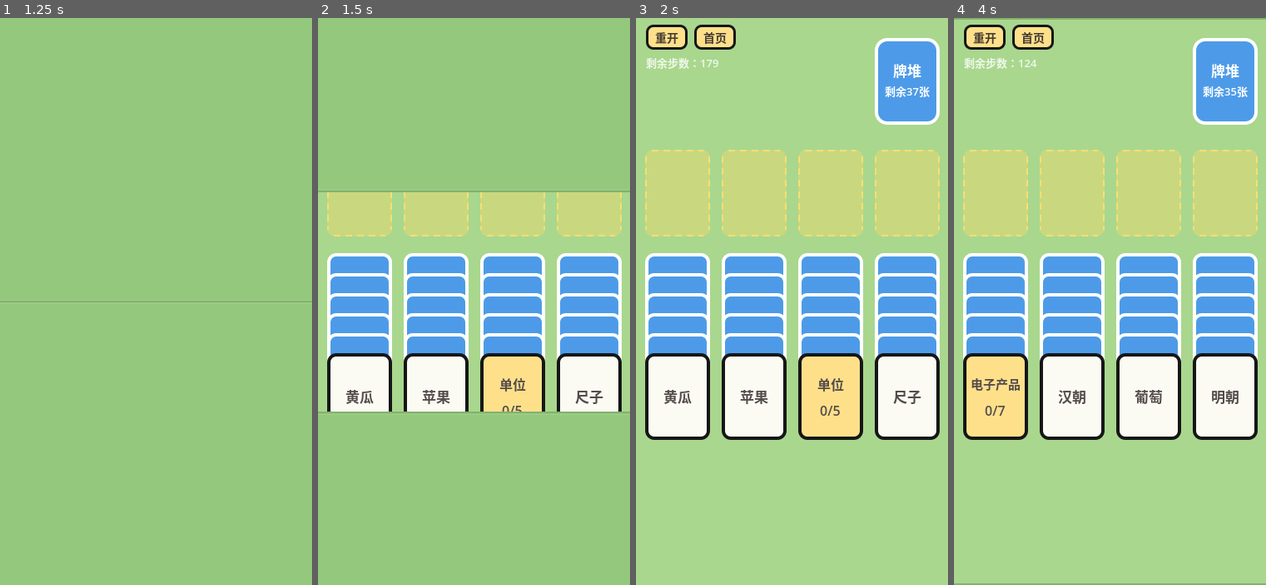
Above: before the commit, frames 1-4 (left to right).
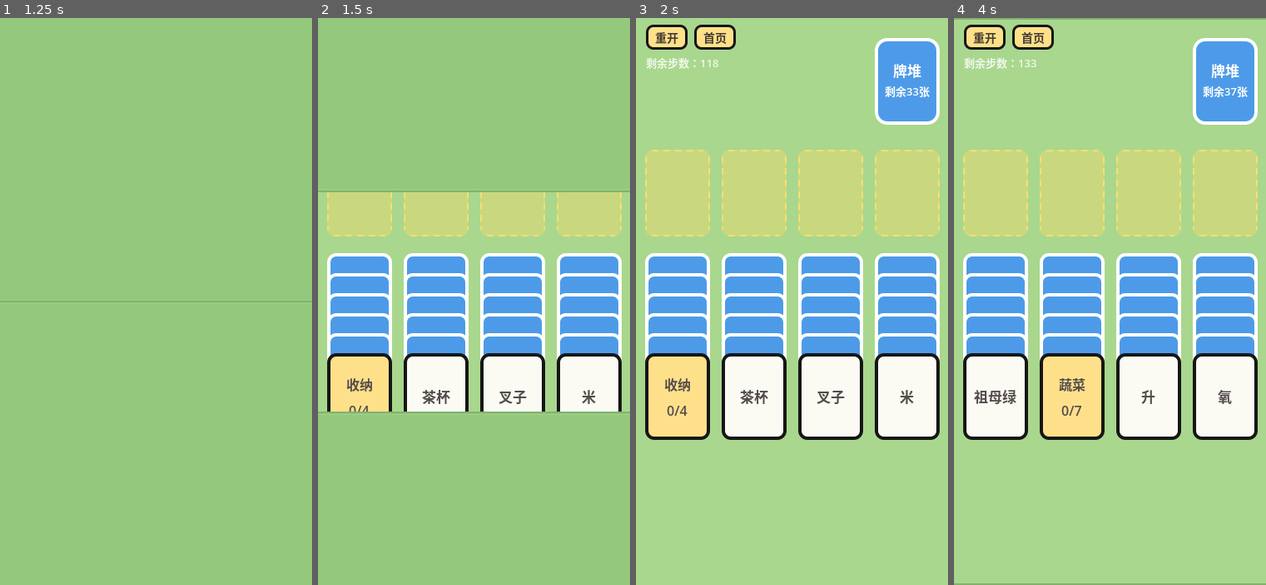
Above: after the commit, the same moments.

Repository: WBBB0730/word-solitaire
Game: Godot game, scene res://scenes/main.tscn
Two runs of this game, one before a commit and one after it. Both use one fixed random seed, a clock stepped at 60 frames per second and the inputs below.
Inputs (mouse positions are in pixels of both pictures, inside the frame that each line leads up to):
- Up to frame 1 (1.25 s): click "开始游戏" at 0.5 s
- Up to frame 2 (1.5 s): click (436, 397) at 1.25 s, where only the run before the commit has a clickable "苹果"
- Up to frame 3 (2 s): no input
- Up to frame 4 (4 s): click (1225, 397) at 2 s, where only the run before the commit has a clickable "尺子"; click "重开" at 2.75 s; click (1147, 397) at 3.5 s, where only the run before the commit has a clickable "葡萄"

Frame 1 is identical in both runs. In frame 2, 3.9% of the frame differs, in the area x 4-92%, y 59-70%; in frame 3, 5.5%; in frame 4, 5.6%, in the area x 4-92%, y 7-74%.

Commit message:
feat: 更改步数算法，优化组牌逻辑

Diff:
--- a/scripts/main.gd
+++ b/scripts/main.gd
@@ -16,9 +16,12 @@
 const MAX_EIGHT_WORD_CATEGORIES := 1
 const MAX_SEVEN_WORD_CATEGORIES := 2
 const SOLVER_MAX_DEAL_ATTEMPTS := 80
-const SOLVER_MAX_STATES_PER_DEAL := 4000
+const SOLVER_MAX_STATES_PER_DEAL := 30000
 const SOLVER_MAX_SOLUTION_STEPS := 220
-const SOLVER_STEP_PADDING_RATIO := 0.18
+const SOLVER_DFS_SAMPLE_MIN := 5
+const SOLVER_DFS_SAMPLE_MAX := 10
+const SOLVER_DFS_PRIORITY_JITTER := 4.0
+const SOLVER_STEP_PADDING_RATIO := 0.25
 const SOLVER_STEP_PADDING_MIN := 16
 const DRAG_THRESHOLD := 8.0
 const ANIM_TIME := 0.18
@@ -322,6 +325,7 @@
 	names.shuffle()
 	var selected_categories := {}
 	var used_words := {}
+	var used_conflict_tokens := {}
 	var used_lengths := {}
 	for category in names:
 		if selected_categories.size() >= CATEGORIES_PER_GAME:
@@ -332,10 +336,11 @@
 			continue
 		if not _category_words_are_available(category, used_words):
 			continue
+		if not _category_conflict_tokens_are_available(category, used_conflict_tokens):
+			continue
 		selected_categories[category] = category_pool[category].duplicate()
 		used_lengths[category_pool[category].size()] = true
-		for word in category_pool[category]:
-			used_words[word] = true
+		_mark_category_words_used(category, used_words, used_conflict_tokens)
 	for category in names:
 		if selected_categories.size() >= CATEGORIES_PER_GAME:
 			break
@@ -345,9 +350,10 @@
 			continue
 		if not _category_words_are_available(category, used_words):
 			continue
+		if not _category_conflict_tokens_are_available(category, used_conflict_tokens):
+			continue
 		selected_categories[category] = category_pool[category].duplicate()
-		for word in category_pool[category]:
-			used_words[word] = true
+		_mark_category_words_used(category, used_words, used_conflict_tokens)
 	return selected_categories
 
 
@@ -380,6 +386,43 @@
 		if used_words.has(word):
 			return false
 	return true
+
+
+func _category_conflict_tokens_are_available(category: String, used_conflict_tokens: Dictionary) -> bool:
+	for word in category_pool[category]:
+		for token in _word_conflict_tokens(word):
+			if used_conflict_tokens.has(token):
+				return false
+	return true
+
+
+func _mark_category_words_used(category: String, used_words: Dictionary, used_conflict_tokens: Dictionary) -> void:
+	for word in category_pool[category]:
+		used_words[word] = true
+		for token in _word_conflict_tokens(word):
+			used_conflict_tokens[token] = true
+
+
+func _word_conflict_tokens(word: String) -> Array[String]:
+	var tokens: Array[String] = []
+	var clean_word := word.strip_edges()
+	var length := clean_word.length()
+	if length <= 0:
+		return tokens
+	if length == 1:
+		tokens.append(clean_word)
+		return tokens
+	var first := clean_word.substr(0, 1)
+	var last := clean_word.substr(length - 1, 1)
+	if not _is_weak_conflict_token(first):
+		tokens.append(first)
+	if first != last and not _is_weak_conflict_token(last):
+		tokens.append(last)
+	return tokens
+
+
+func _is_weak_conflict_token(token: String) -> bool:
+	return token in ["子", "色", "人", "师", "家", "具", "品", "类", "术", "车", "机"]
 
 
 func _build_full_deck() -> Array:
@@ -534,14 +577,39 @@
 		columns[int(location["col"])][int(location["index"])] = card
 
 
-func _solve_current_deal() -> Dictionary:
+func _solve_current_deal(max_solution_steps := SOLVER_MAX_SOLUTION_STEPS) -> Dictionary:
+	var sample_count := randi_range(SOLVER_DFS_SAMPLE_MIN, SOLVER_DFS_SAMPLE_MAX)
+	var solved_steps: Array[int] = []
+	var total_states := 0
+	for sample_idx in range(sample_count):
+		var state_budget: int = max(1200, int(SOLVER_MAX_STATES_PER_DEAL / sample_count))
+		var result := _solve_current_deal_dfs(max_solution_steps, state_budget)
+		total_states += int(result.get("states", 0))
+		if bool(result.get("solved", false)):
+			solved_steps.append(int(result.get("steps", 0)))
+	if solved_steps.is_empty():
+		return {"solved": false, "steps": 0, "states": total_states, "samples": sample_count}
+	var total_steps := 0
+	for step_count in solved_steps:
+		total_steps += step_count
+	var average_steps := int(round(float(total_steps) / float(solved_steps.size())))
+	return {
+		"solved": true,
+		"steps": average_steps,
+		"states": total_states,
+		"samples": sample_count,
+		"solved_samples": solved_steps.size(),
+	}
+
+
+func _solve_current_deal_dfs(max_solution_steps := SOLVER_MAX_SOLUTION_STEPS, state_budget := SOLVER_MAX_STATES_PER_DEAL) -> Dictionary:
 	var card_info := _solver_card_info()
 	var initial_state := _solver_initial_state()
 	var stack: Array[Dictionary] = [{"state": initial_state, "steps": 0}]
 	var best_seen := {}
 	var states_checked := 0
 
-	while not stack.is_empty() and states_checked < SOLVER_MAX_STATES_PER_DEAL:
+	while not stack.is_empty() and states_checked < state_budget:
 		var entry: Dictionary = stack.pop_back()
 		var state: Dictionary = entry["state"]
 		var steps: int = int(entry["steps"])
@@ -553,17 +621,24 @@
 
 		if _solver_is_win(state):
 			return {"solved": true, "steps": steps, "states": states_checked}
-		if steps >= SOLVER_MAX_SOLUTION_STEPS:
+		if steps >= max_solution_steps:
 			continue
 
 		var next_entries := _solver_next_entries(state, card_info, steps)
-		next_entries.sort_custom(func(a: Dictionary, b: Dictionary) -> bool:
-			return int(a["priority"]) < int(b["priority"])
-		)
+		_solver_randomize_entry_order(next_entries)
 		for next_entry in next_entries:
 			stack.append(next_entry)
 
 	return {"solved": false, "steps": 0, "states": states_checked}
+
+
+func _solver_randomize_entry_order(entries: Array[Dictionary]) -> void:
+	for entry in entries:
+		entry["rank"] = float(entry["priority"]) + randf_range(-SOLVER_DFS_PRIORITY_JITTER, SOLVER_DFS_PRIORITY_JITTER)
+	entries.shuffle()
+	entries.sort_custom(func(a: Dictionary, b: Dictionary) -> bool:
+		return float(a["rank"]) < float(b["rank"])
+	)
 
 
 func _solver_card_info() -> Dictionary:
@@ -643,8 +718,25 @@
 		})
 
 	for source in sources:
+		var has_progress_move := _solver_has_category_progress_move(state, card_info, source)
 		_solver_add_category_moves(entries, state, card_info, source, steps)
-		_solver_add_column_moves(entries, state, card_info, source, steps)
+		if not has_progress_move:
+			_solver_add_column_moves(entries, state, card_info, source, steps)
+
+
+func _solver_has_category_progress_move(state: Dictionary, card_info: Dictionary, source: Dictionary) -> bool:
+	var group: Array = source["group"]
+	if group.is_empty():
+		return false
+	var category := _solver_group_category(group, card_info)
+	var active: Dictionary = state["active"]
+	var has_category := _solver_group_has_category(group, card_info)
+	if not has_category and active.has(category):
+		return true
+	return has_category \
+		and not active.has(category) \
+		and active.size() < MAX_CATEGORY_SLOTS \
+		and _solver_group_is_single_category(group, category, card_info)
 
 
 func _solver_add_category_moves(entries: Array[Dictionary], state: Dictionary, card_info: Dictionary, source: Dictionary, steps: int) -> void:
@@ -826,8 +918,11 @@
 	var parts: Array[String] = []
 	parts.append(_solver_join_ints(state["deck"]))
 	parts.append(_solver_join_ints(state["draw"]))
+	var column_parts: Array[String] = []
 	for col in state["cols"]:
-		parts.append(_solver_join_ints(col))
+		column_parts.append(_solver_join_ints(col))
+	column_parts.sort()
+	parts.append(_solver_join_strings(column_parts))
 	var active_keys: Array = state["active"].keys()
 	active_keys.sort()
 	var active_parts: Array[String] = []
--- /dev/null
+++ b/test/category_conflict_token_smoke.gd
@@ -0,0 +1,48 @@
+extends SceneTree
+
+
+func _initialize() -> void:
+	var scene: Node = load("res://scenes/main.tscn").instantiate()
+	for i in range(80):
+		var selection: Dictionary = scene._select_categories_for_game()
+		_assert(selection.size() == scene.CATEGORIES_PER_GAME, "default pool still selects a full game")
+		_assert(_selection_has_no_cross_category_conflict_tokens(scene, selection), "default pool avoids cross-category token confusion")
+
+	scene.category_pool = {
+		"家具": ["桌子", "椅子", "沙发", "书柜", "床头柜", "衣柜", "茶几"],
+		"茶具": ["茶壶", "茶盏", "茶盘"],
+		"城市": ["北京", "上海", "广州"],
+		"职业": ["医生", "教师", "律师"],
+		"建筑": ["宫殿", "城墙", "拱桥"],
+		"水果": ["苹果", "香蕉", "葡萄"],
+		"文具": ["铅笔", "橡皮", "尺子"],
+		"宝石": ["翡翠", "玛瑙", "珍珠"],
+		"运动": ["足球", "篮球", "网球"],
+		"甜点": ["蛋糕", "布丁", "曲奇"],
+	}
+
+	for i in range(40):
+		var selection: Dictionary = scene._select_categories_for_game()
+		_assert(selection.size() == scene.CATEGORIES_PER_GAME, "controlled pool still selects a full game")
+		_assert(not (selection.has("家具") and selection.has("茶具")), "furniture and tea set categories do not appear together")
+
+	scene.free()
+	print("CATEGORY_CONFLICT_TOKEN_SMOKE_PASS")
+	quit(0)
+
+
+func _selection_has_no_cross_category_conflict_tokens(scene: Node, selection: Dictionary) -> bool:
+	var seen_tokens := {}
+	for category in selection.keys():
+		for word in selection[category]:
+			for token in scene._word_conflict_tokens(word):
+				if seen_tokens.has(token) and seen_tokens[token] != category:
+					return false
+				seen_tokens[token] = category
+	return true
+
+
+func _assert(condition: bool, label: String) -> void:
+	if not condition:
+		push_error("Category conflict token smoke failed: " + label)
+		quit(1)
--- a/test/rule_smoke.gd
+++ b/test/rule_smoke.gd
@@ -11,8 +11,10 @@
 	_assert(scene.active_order.is_empty(), "area 3 starts empty")
 	_assert(scene.categories.size() == scene.CATEGORIES_PER_GAME, "game randomly selects category subset")
 	_assert(_selected_words_are_unique(scene), "one word does not belong to two categories in a game")
+	_assert(_selected_categories_avoid_confusing_tokens(scene), "selected categories avoid confusing shared word tokens")
 	_assert(_selected_categories_have_varied_lengths(scene), "selected categories have varied word counts")
 	_assert(_selected_categories_respect_long_category_limits(scene), "selected categories limit long word groups")
+	_assert(scene._steps_for_solution(100) == 125, "solver step padding uses 25 percent")
 	_assert(scene.steps_left == scene._steps_for_solution(scene.last_solver_steps), "initial steps use solver padding without a fixed floor")
 	_assert(scene.last_solver_found, "initial deal is solver verified")
 	_assert(_board_card_count(scene) == 24, "expanded random board has 24 cards")
@@ -175,6 +177,17 @@
 	return true
 
 
+func _selected_categories_avoid_confusing_tokens(scene: Node) -> bool:
+	var seen_tokens := {}
+	for category in scene.categories.keys():
+		for word in scene.categories[category]:
+			for token in scene._word_conflict_tokens(word):
+				if seen_tokens.has(token) and seen_tokens[token] != category:
+					return false
+				seen_tokens[token] = category
+	return true
+
+
 func _selected_categories_have_varied_lengths(scene: Node) -> bool:
 	var lengths := {}
 	for category in scene.categories.keys():
--- /dev/null
+++ b/test/solver_randomized_dfs_smoke.gd
@@ -0,0 +1,47 @@
+extends SceneTree
+
+
+func _initialize() -> void:
+	var scene: Node = load("res://scenes/main.tscn").instantiate()
+	_load_two_move_solution(scene)
+
+	var result: Dictionary = scene._solve_current_deal()
+	if not bool(result.get("solved", false)):
+		push_error("Solver randomized DFS smoke failed: controlled deal was not solved")
+		quit(1)
+		return
+	if int(result.get("samples", 0)) < scene.SOLVER_DFS_SAMPLE_MIN:
+		push_error("Solver randomized DFS smoke failed: not enough samples")
+		quit(1)
+		return
+	if int(result.get("solved_samples", 0)) <= 0:
+		push_error("Solver randomized DFS smoke failed: no successful samples")
+		quit(1)
+		return
+	if int(result.get("steps", -1)) != 2:
+		push_error("Solver randomized DFS smoke failed: expected average 2 steps, got " + str(result.get("steps", -1)))
+		quit(1)
+		return
+
+	print("SOLVER_RANDOMIZED_DFS_SMOKE_PASS samples=%d solved=%d states=%d" % [
+		int(result.get("samples", 0)),
+		int(result.get("solved_samples", 0)),
+		int(result.get("states", 0)),
+	])
+	quit(0)
+
+
+func _load_two_move_solution(scene: Node) -> void:
+	scene.categories = {"水果": ["苹果"]}
+	scene.word_to_category = {"苹果": "水果"}
+	scene.next_card_id = 1
+	scene.deck.clear()
+	scene.draw_stack.clear()
+	scene.columns = [
+		[scene._category("水果")],
+		[scene._word("苹果")],
+		[],
+		[],
+	]
+	scene.active_categories.clear()
+	scene.active_order.clear()
Not shown, added: test/category_conflict_token_smoke.gd.uid
Not shown, added: test/solver_randomized_dfs_smoke.gd.uid
